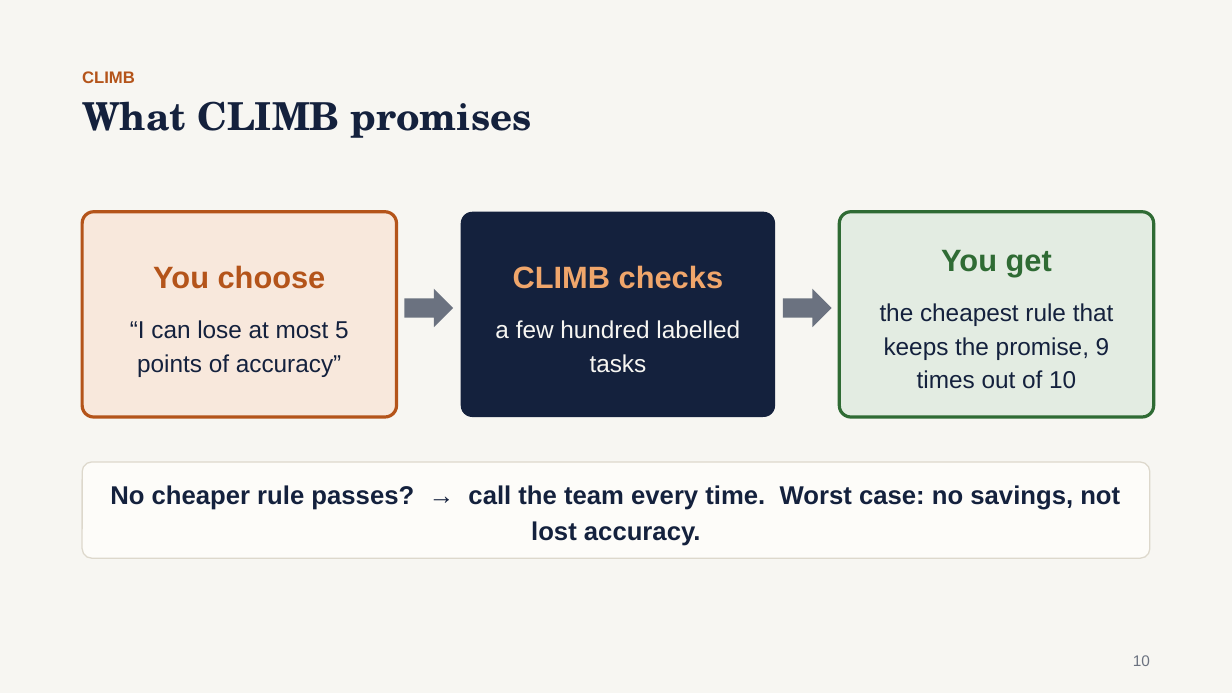
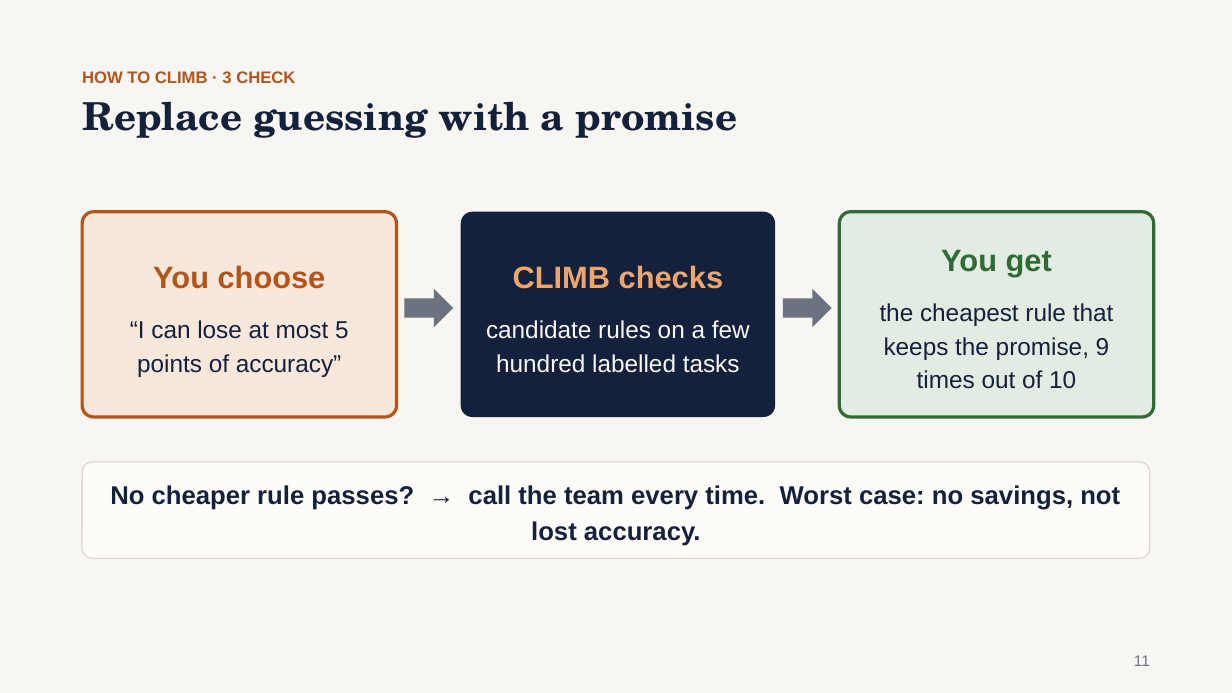
Before and after one commit to gaoj21/tokenbank, a slide deck: slide 11 of slides/CLIMB_talk.pptx (slide 10 before the commit). Drawn at 1232x693 pixels with LibreOffice and Linux fonts; fonts in the diff are those of the drawing. Boxes give left, top, right and bottom in pixels: in the first picture for what was removed or moved away, otherwise in the second. Text is boxed around its words. In the diff, an @@ line names an element or a change of style, - is before the commit and + after.

```diff
--- a/slides/CLIMB_talk.pptx
+++ b/slides/CLIMB_talk.pptx
@@ text at box(82, 71, 295, 83): text changed @@
-CLIMB
+HOW TO CLIMB · 3 CHECK
@@ text at box(82, 101, 738, 138): text changed @@
-What CLIMB promises
+Replace guessing with a promise
@@ text in rounded rectangle at box(486, 320, 750, 373): text changed @@
-a few hundred labelled tasks
+candidate rules on a few hundred labelled tasks
@@ text at box(1134, 655, 1150, 666): text changed @@
-10
+11
```
Also in this commit, not shown: 10 other slides changed, 4 slides added, 3 slides removed, 2 other files.
